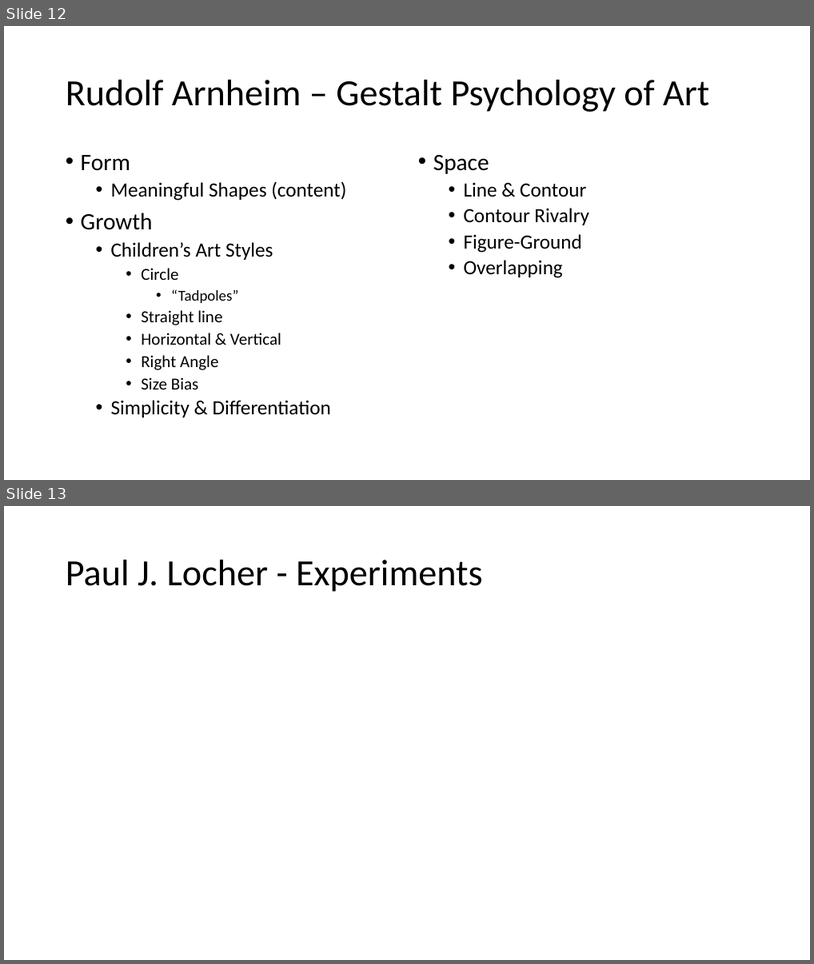
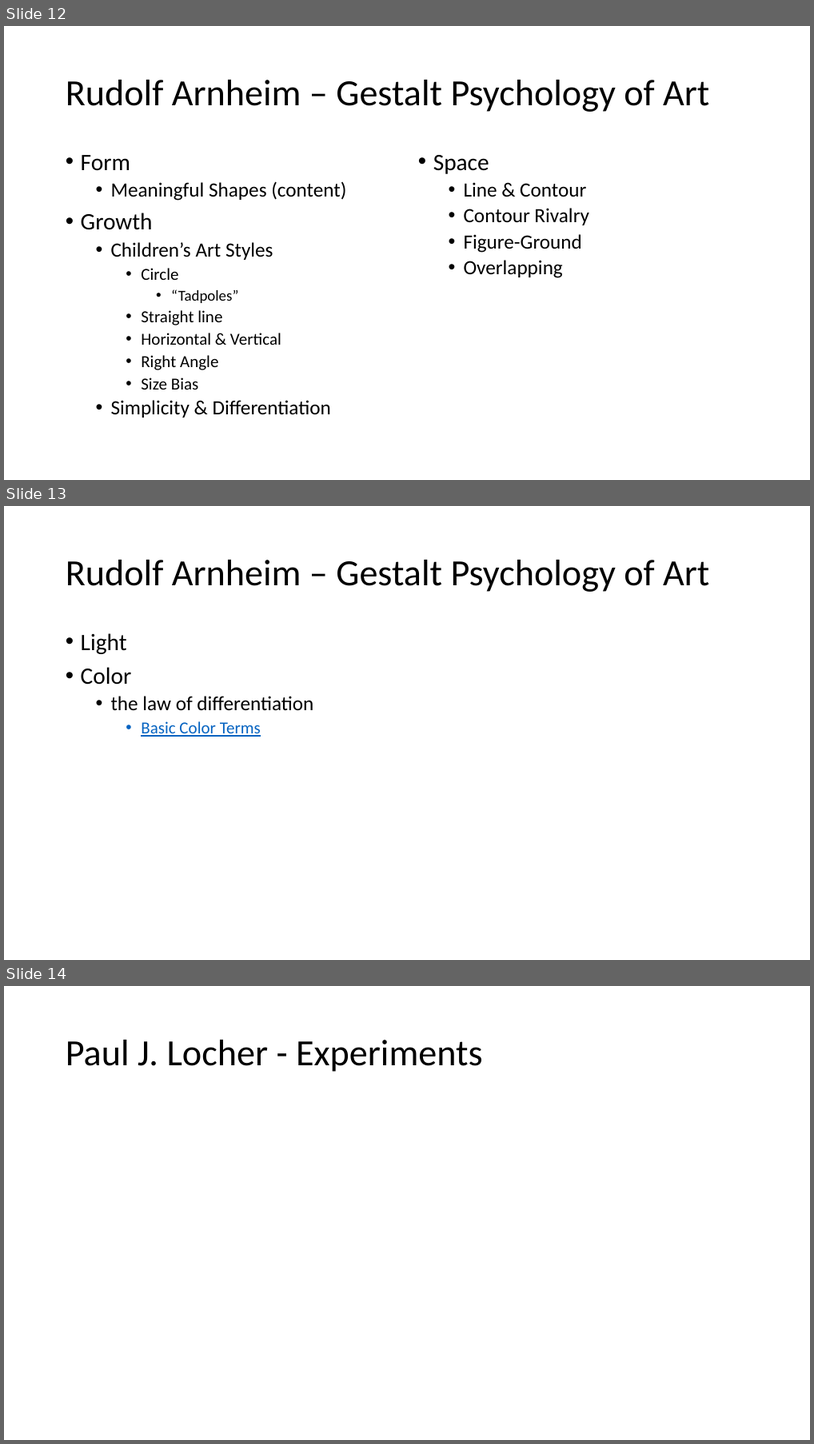
Before and after one commit to PatriciaXiao/Conclusion, a slide deck: Conclusion.pptx. Shown one above the other, each under a label of ours: slides 12 and 13 before the commit, slides 12, 13 and 14 after it. The pictures are 814x964 and 814x1444 pixels, drawn with LibreOffice and Linux fonts; fonts in the diff are those of the drawing. Boxes give left, top, right and bottom in pixels: in the first picture for what was removed or moved away, otherwise in the second. Text is boxed around its words. In the diff, an @@ line names an element or a change of style, - is before the commit and + after.

Commit message:
12012015
Exploring the Color
Color, Movement, Dynamics to be completed

```diff
--- a/Conclusion.pptx
+++ b/Conclusion.pptx
@@ slide 13 added at (4, 506, 810, 960), background #FFFFFF @@
@@ title added at (66, 560, 710, 592), 44 pt, text #000000 @@
+Rudolf Arnheim – Gestalt Psychology of Art
@@ text added at (81, 633, 314, 736), 24 pt, text #000000 @@
+• Light
+• Color
+  • the law of differentiation
+    • Basic Color Terms
@@ what was slide 13 is now slide 14 @@
```
Also in this commit, not shown: 5 other files.
